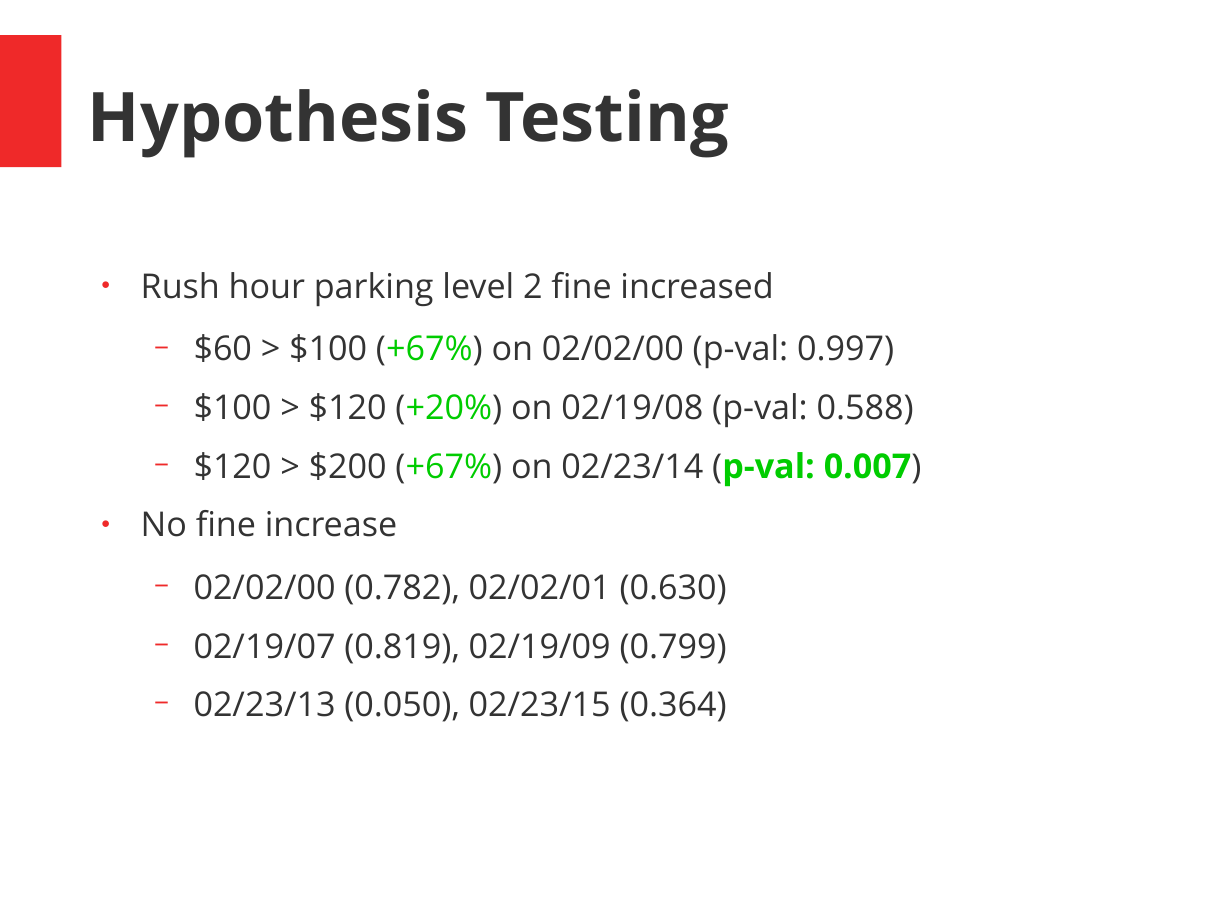
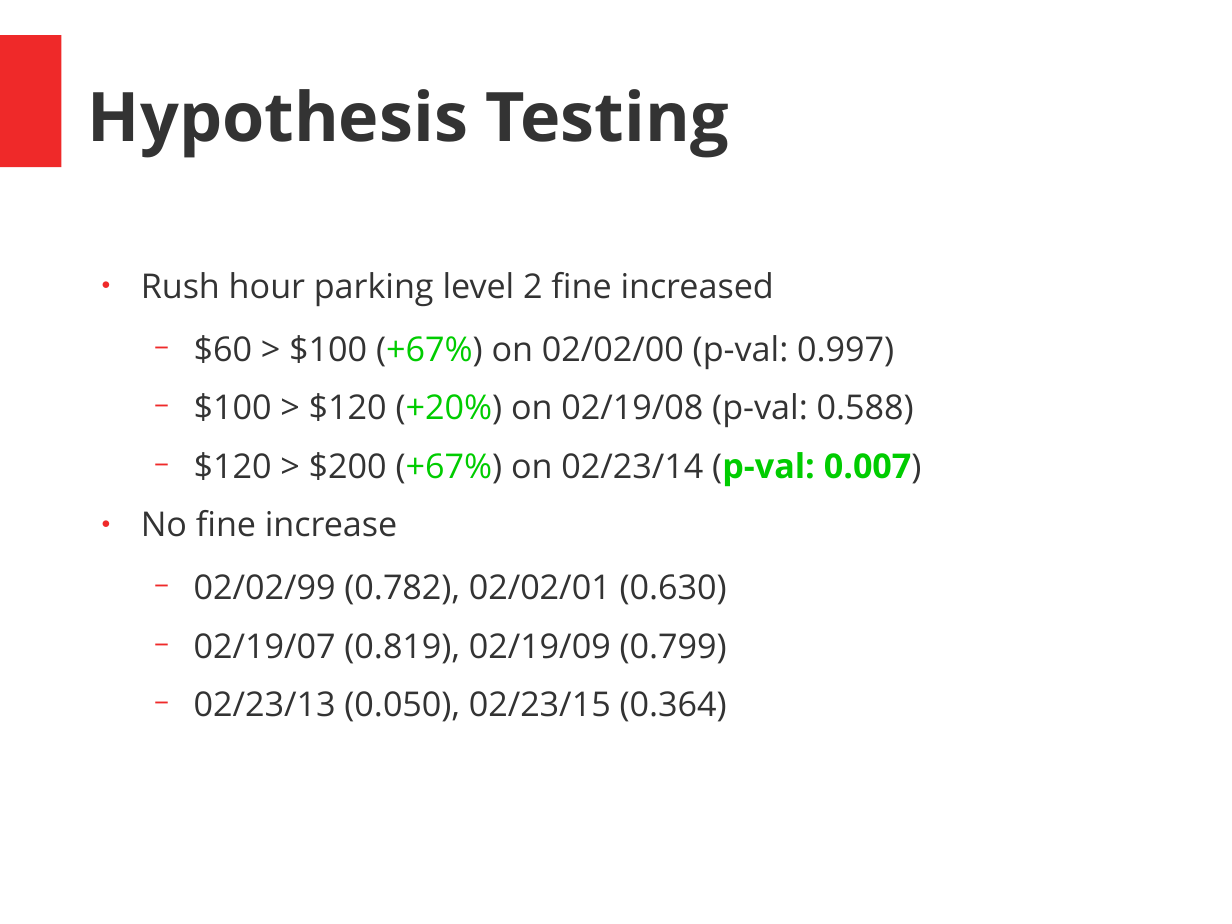
Before and after one commit to kchien3/chicago-revenue-development, a slide deck: slide 13 of presentation/chicago_tickets_project_slides.pptx. Drawn at 1232x924 pixels with LibreOffice and Linux fonts; fonts in the diff are those of the drawing. Boxes give left, top, right and bottom in pixels: in the first picture for what was removed or moved away, otherwise in the second. Text is boxed around its words. In the diff, an @@ line names an element or a change of style, - is before the commit and + after.

```diff
--- a/presentation/chicago_tickets_project_slides.pptx
+++ b/presentation/chicago_tickets_project_slides.pptx
@@ text at (x1=194, y1=574, x2=727, y2=605): text changed @@
-  − 02/02/00 (0.782), 02/02/01 (0.630)
+  − 02/02/99 (0.782), 02/02/01 (0.630)
```
Also in this commit, not shown: 2 other files.
